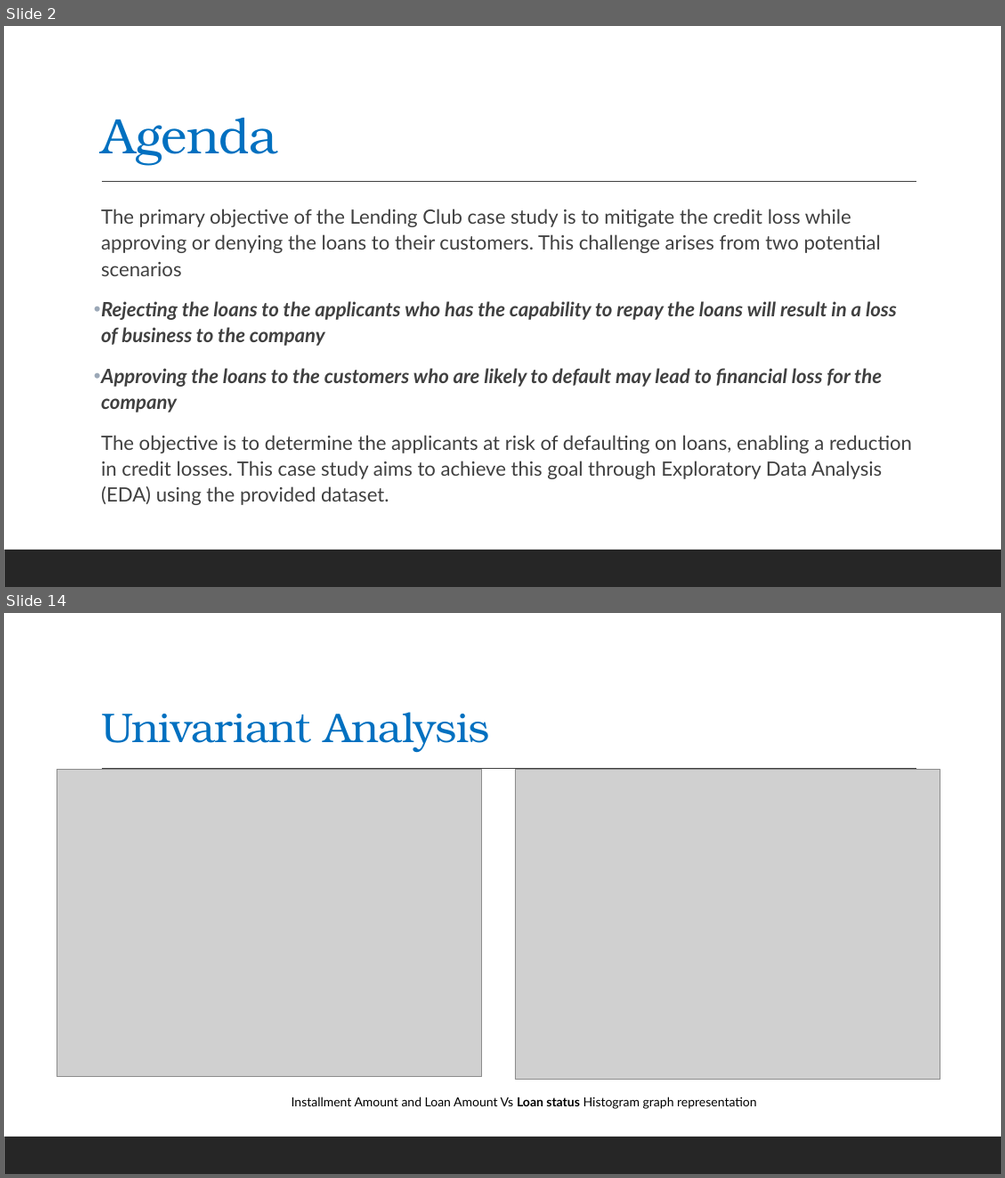
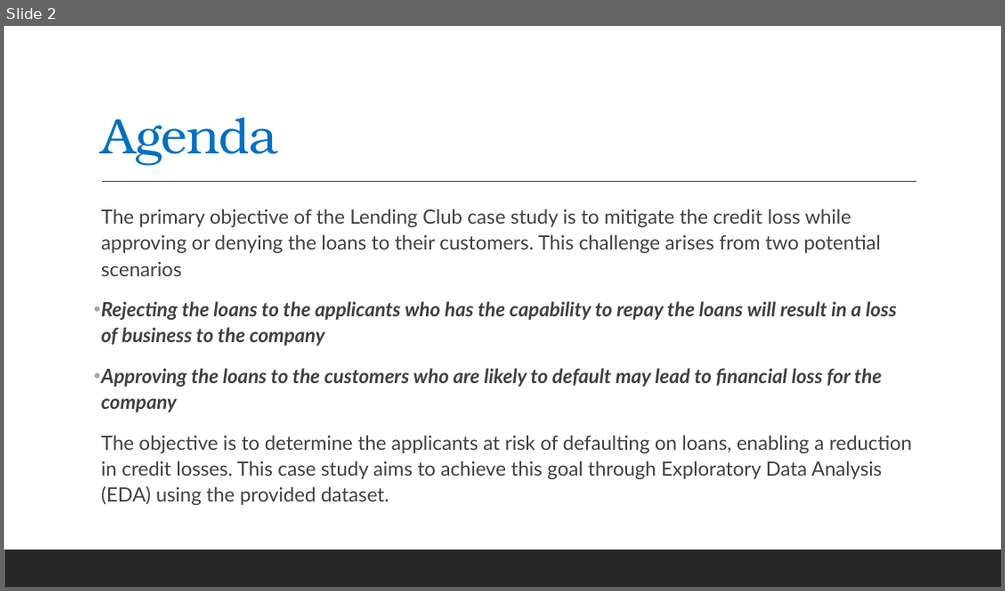
Before and after one commit to mrsivanandareddy/lending-club-case-study, a slide deck: Lending_Club_Case_Study.pptx. Shown one above the other, each under a label of ours: slides 2 and 14 before the commit, slide 2 after it; the slides between them are not shown. The pictures are 1005x1178 and 1005x591 pixels, drawn with LibreOffice and Linux fonts; fonts in the diff are those of the drawing; grey boxes stand for pictures. Boxes give left, top, right and bottom in pixels: in the first picture for what was removed or moved away, otherwise in the second. Text is boxed around its words. In the diff, an @@ line names an element or a change of style, - is before the commit and + after.

```diff
--- a/Lending_Club_Case_Study.pptx
+++ b/Lending_Club_Case_Study.pptx
@@ slide 14 removed at (x1=4, y1=613, x2=1001, y2=1174), background #FFFFFF; not listed: 2 template elements that a slide beside it also shows @@
@@ title removed at (x1=101, y1=712, x2=489, y2=751) @@
-Univariant Analysis
@@ picture removed at (x1=57, y1=769, x2=482, y2=1077) @@
@@ picture removed at (x1=515, y1=769, x2=939, y2=1078) @@
@@ text removed at (x1=291, y1=1096, x2=757, y2=1109) @@
-Installment Amount and Loan Amount Vs Loan status Histogram graph representation
```
Also in this commit, not shown: 10 slides changed, 1 slide added, 15 other slides removed, 1 other file.
